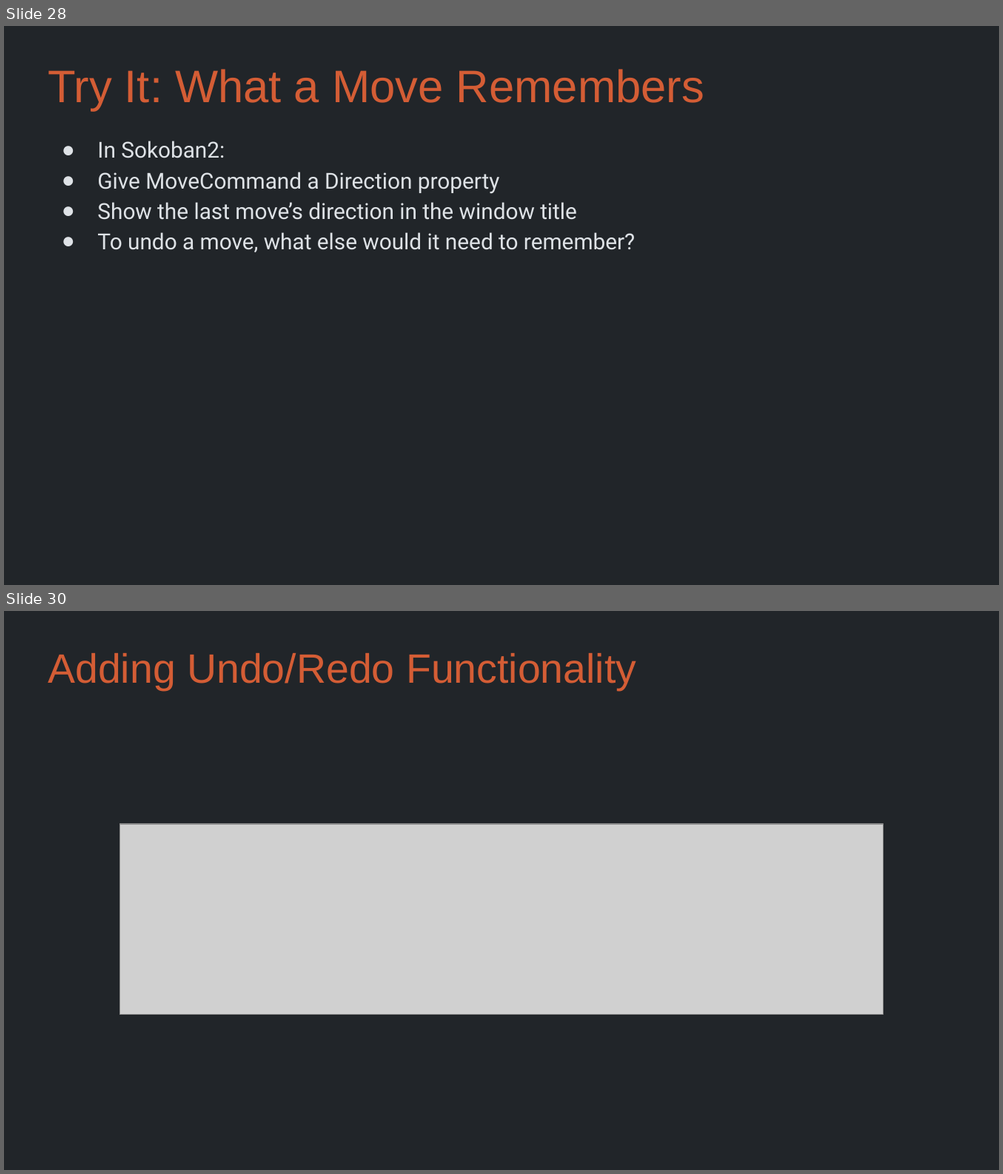
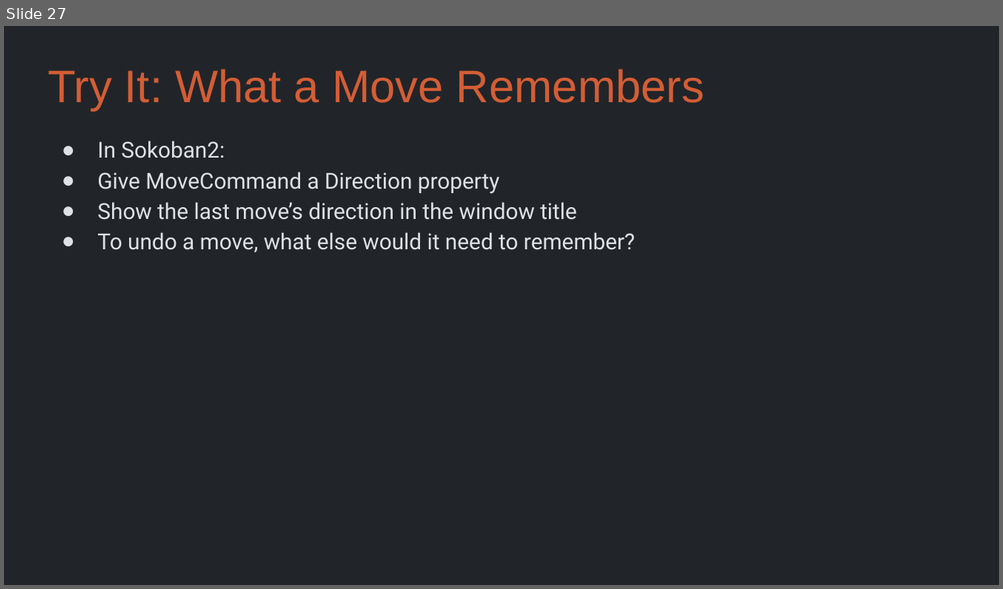
Before and after one commit to Metamate/gar, a slide deck: slides/04 Sokoban.pptx. Shown one above the other, each under a label of ours: slides 28 and 30 before the commit, slide 27 after it; the slides between them are not shown. The pictures are 1003x1174 and 1003x589 pixels, drawn with LibreOffice and Linux fonts; fonts in the diff are those of the drawing; grey boxes stand for pictures. Boxes give left, top, right and bottom in pixels: in the first picture for what was removed or moved away, otherwise in the second. Text is boxed around its words. In the diff, an @@ line names an element or a change of style, - is before the commit and + after.

```diff
--- a/slides/04 Sokoban.pptx
+++ b/slides/04 Sokoban.pptx
@@ slide 30 removed at (4,611,999,1170), background #212529 @@
@@ title removed at (48,653,636,690) @@
-Adding Undo/Redo Functionality
@@ picture removed at (119,824,882,1015) @@
@@ what was slide 28 is now slide 27 @@
```
Also in this commit, not shown: 6 slides changed, 2 other slides removed, 35 other files.
